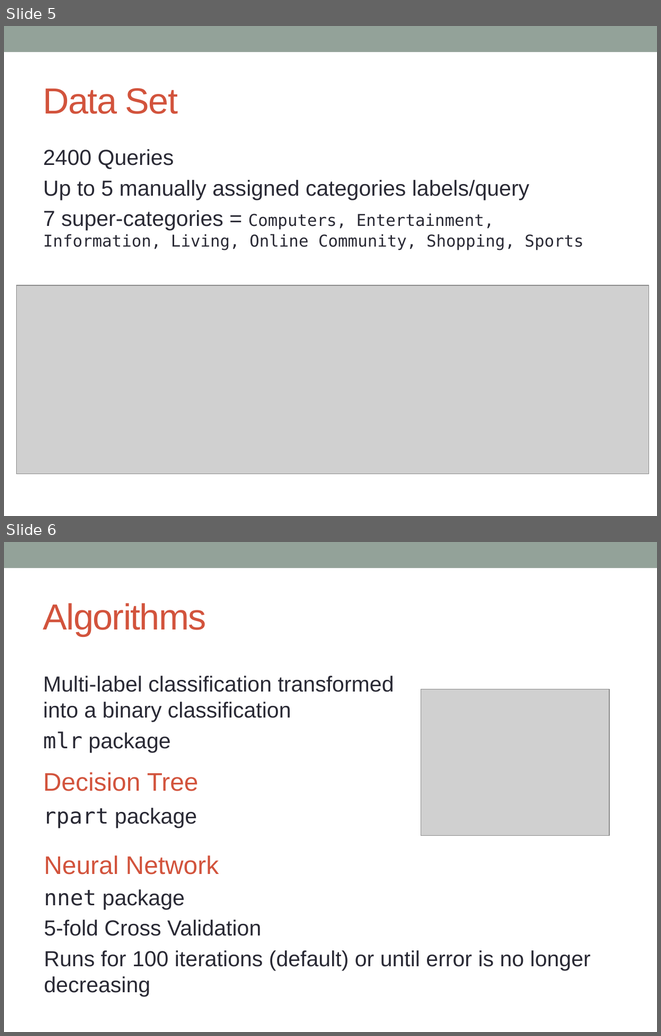
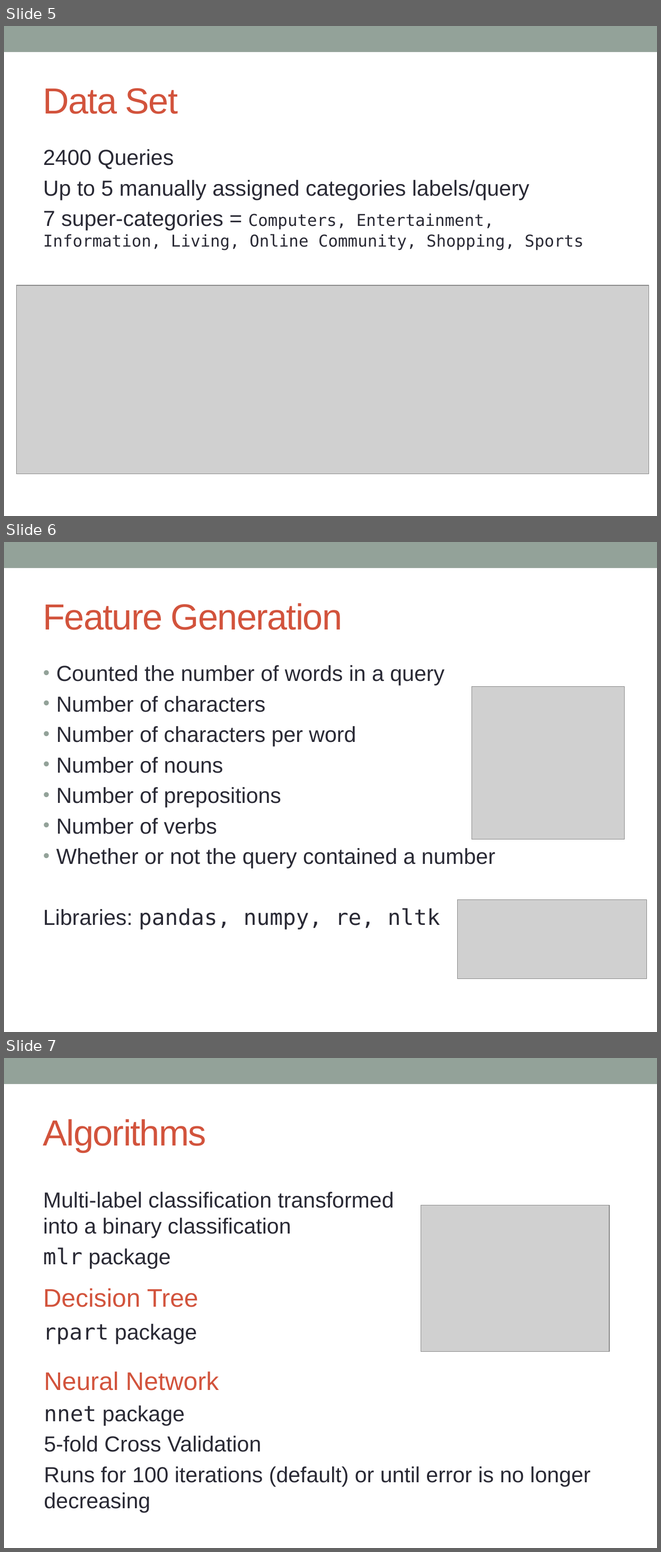
Before and after one commit to jcbain/web_query_classification, a slide deck: presentation.pptx. Shown one above the other, each under a label of ours: slides 5 and 6 before the commit, slides 5, 6 and 7 after it. The pictures are 661x1036 and 661x1552 pixels, drawn with LibreOffice and Linux fonts; fonts in the diff are those of the drawing; grey boxes stand for pictures. Boxes give left, top, right and bottom in pixels: in the first picture for what was removed or moved away, otherwise in the second. Text is boxed around its words. In the diff, an @@ line names an element or a change of style, - is before the commit and + after.

Commit message:
add python png to presentation

```diff
--- a/presentation.pptx
+++ b/presentation.pptx
@@ slide 6 added at (4,542,657,1032), background #FFFFFF; not listed: 1 template element that a slide beside it also shows @@
@@ title added at (43,603,342,630), 40 pt, text #D2533C @@
+Feature Generation
@@ text added at (43,665,495,929), 24 pt, text #292934 @@
+• Counted the number of words in a query
+• Number of characters
+• Number of characters per word
+• Number of nouns
+• Number of prepositions
+• Number of verbs
+• Whether or not the query contained a number
+Libraries: pandas, numpy, re, nltk
@@ picture added at (471,686,624,839) @@
@@ picture added at (457,899,646,978) @@
@@ what was slide 6 is now slide 7 @@
```
